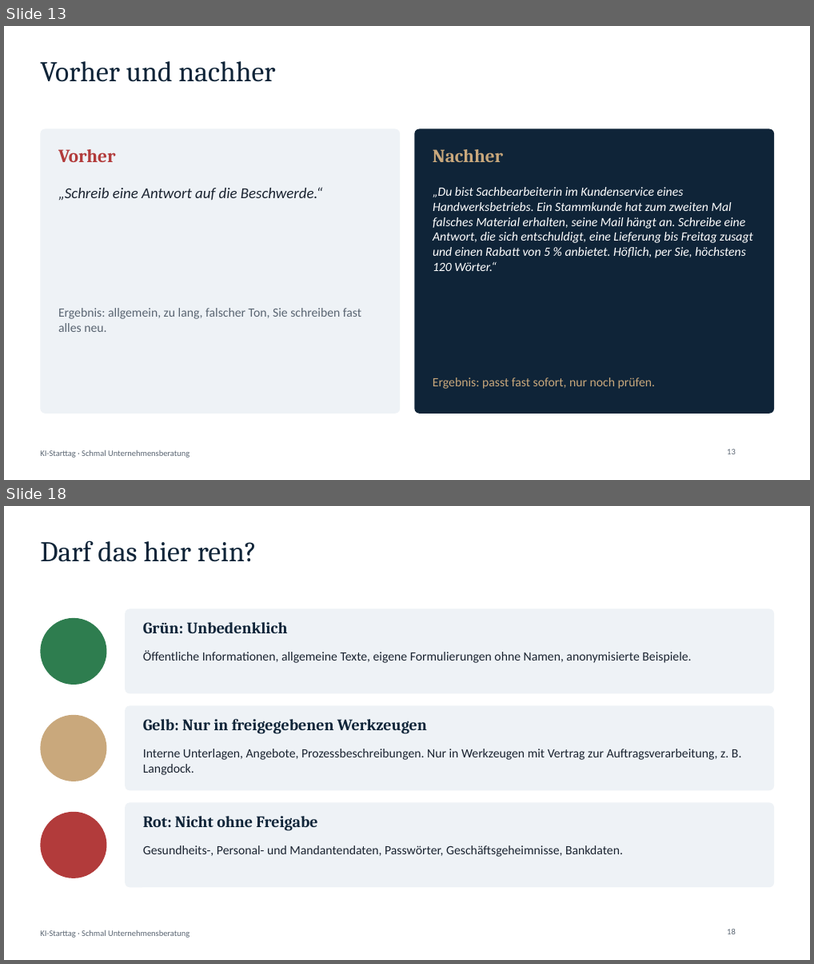
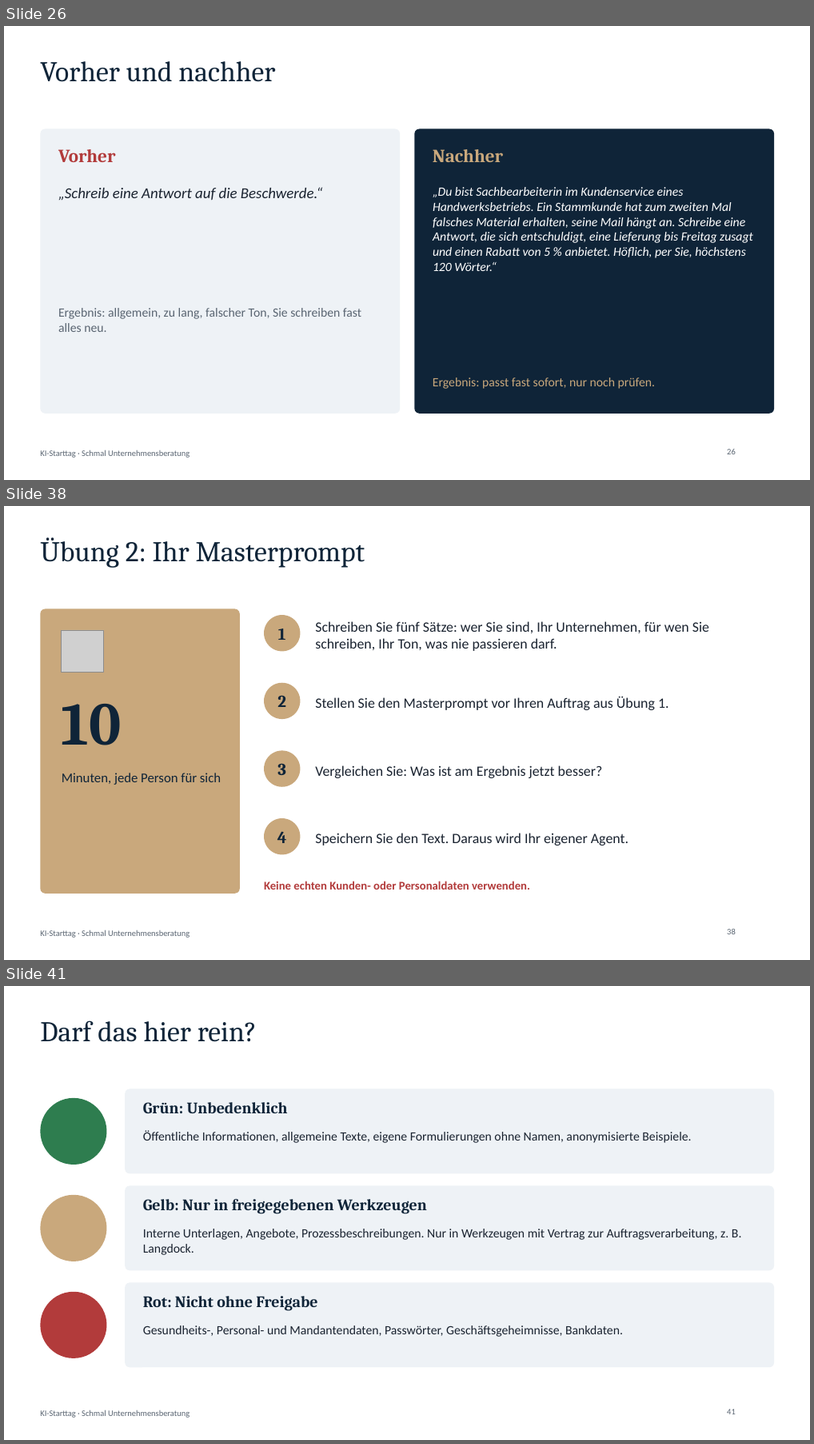
Before and after one commit to ESUnternehmensberatung/schmal-unternehmensberatung-website, a slide deck: starttag/KI-Starttag-Praesentation.pptx. Shown one above the other, each under a label of ours: slides 13 and 18 before the commit, slides 26, 38 and 41 after it; the slides between them are not shown. The pictures are 814x964 and 814x1444 pixels, drawn with LibreOffice and Linux fonts; fonts in the diff are those of the drawing; grey boxes stand for pictures; background and template pictures are left out. Boxes give left, top, right and bottom in pixels: in the first picture for what was removed or moved away, otherwise in the second. Text is boxed around its words. In the diff, an @@ line names an element or a change of style, - is before the commit and + after.

```diff
--- a/starttag/KI-Starttag-Praesentation.pptx
+++ b/starttag/KI-Starttag-Praesentation.pptx
@@ slide 38 added at (4, 506, 810, 960), background #FFFFFF; not listed: 1 template element that a slide beside it also shows @@
@@ title added at (40, 537, 366, 568), 34 pt, text #0F2438 @@
+Übung 2: Ihr Masterprompt
@@ rounded rectangle added at (40, 609, 240, 893), fill #C9A87C @@
@@ ellipse added at (264, 615, 301, 651), fill #C9A87C @@
@@ text added at (315, 621, 710, 651), 17 pt, text #1A2330 @@
+Schreiben Sie fünf Sätze: wer Sie sind, Ihr Unternehmen, für wen Sie schreiben, Ihr Ton, was nie passieren darf.
@@ picture added at (62, 630, 104, 672) @@
@@ text added at (278, 628, 286, 640), 20 pt, text #0F2438, bold @@
+1
@@ ellipse added at (264, 683, 301, 719), fill #C9A87C @@
@@ text added at (278, 695, 286, 707), 20 pt, text #0F2438, bold @@
+2
@@ text added at (315, 696, 670, 710), 17 pt, text #1A2330 @@
+Stellen Sie den Masterprompt vor Ihren Auftrag aus Übung 1.
@@ text added at (62, 704, 122, 745), 72 pt, text #0F2438, bold @@
+10
@@ ellipse added at (264, 751, 301, 787), fill #C9A87C @@
@@ text added at (278, 763, 286, 775), 20 pt, text #0F2438, bold @@
+3
@@ text added at (315, 765, 603, 778), 17 pt, text #1A2330 @@
+Vergleichen Sie: Was ist am Ergebnis jetzt besser?
@@ text added at (62, 772, 221, 784), 16 pt, text #0F2438 @@
+Minuten, jede Person für sich
@@ ellipse added at (264, 818, 301, 855), fill #C9A87C @@
@@ text added at (278, 831, 287, 843), 20 pt, text #0F2438, bold @@
+4
@@ text added at (315, 832, 629, 845), 17 pt, text #1A2330 @@
+Speichern Sie den Text. Daraus wird Ihr eigener Agent.
@@ text added at (264, 880, 530, 889), 14 pt, text #B23B3B, bold @@
+Keine echten Kunden- oder Personaldaten verwenden.
@@ page number added at (727, 928, 736, 934), 10 pt, text #5A6572 @@
+38
@@ what was slide 13 is now slide 26 @@
@@ page number at (727, 448, 736, 454): text changed @@
-13
+26
@@ what was slide 18 is now slide 41 @@
@@ page number at (727, 1408, 736, 1414): text changed @@
-18
+41
```
Also in this commit, not shown: 13 slides changed, 24 other slides added, 4 other files.
